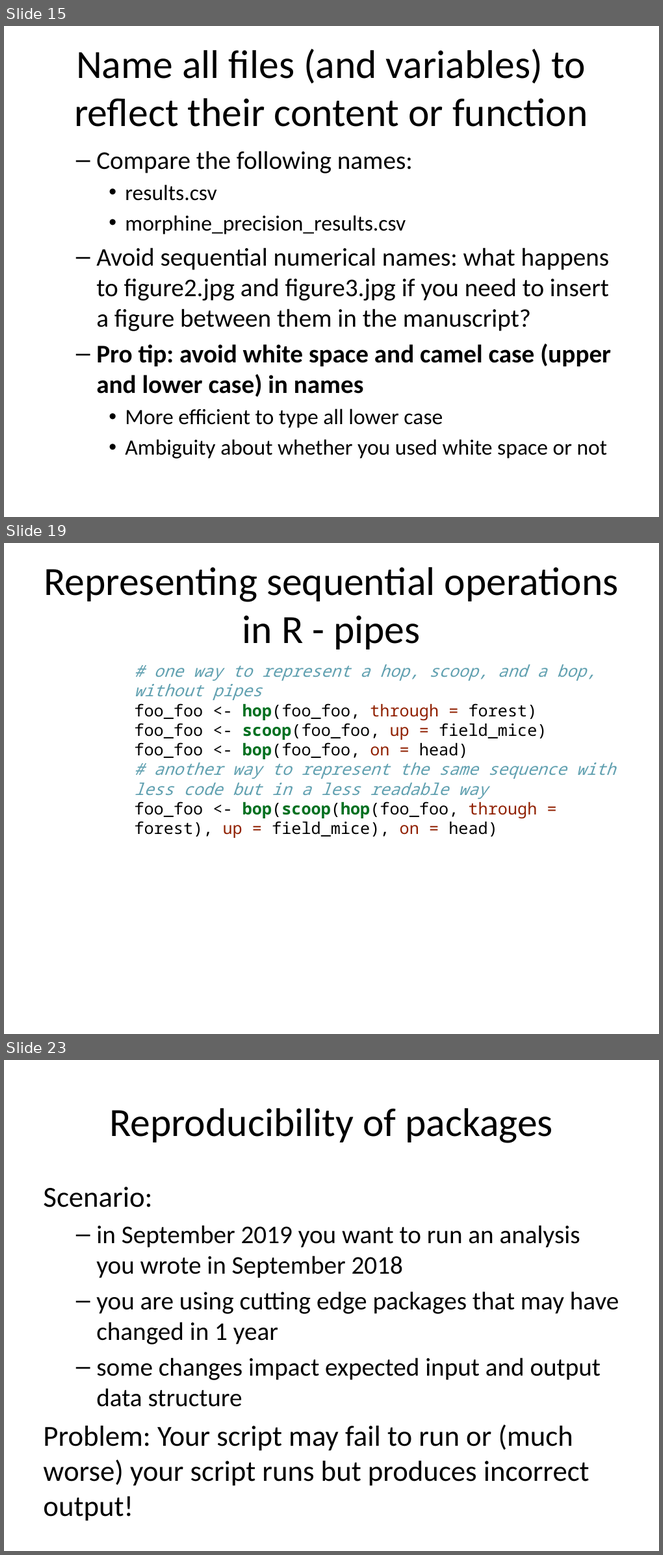
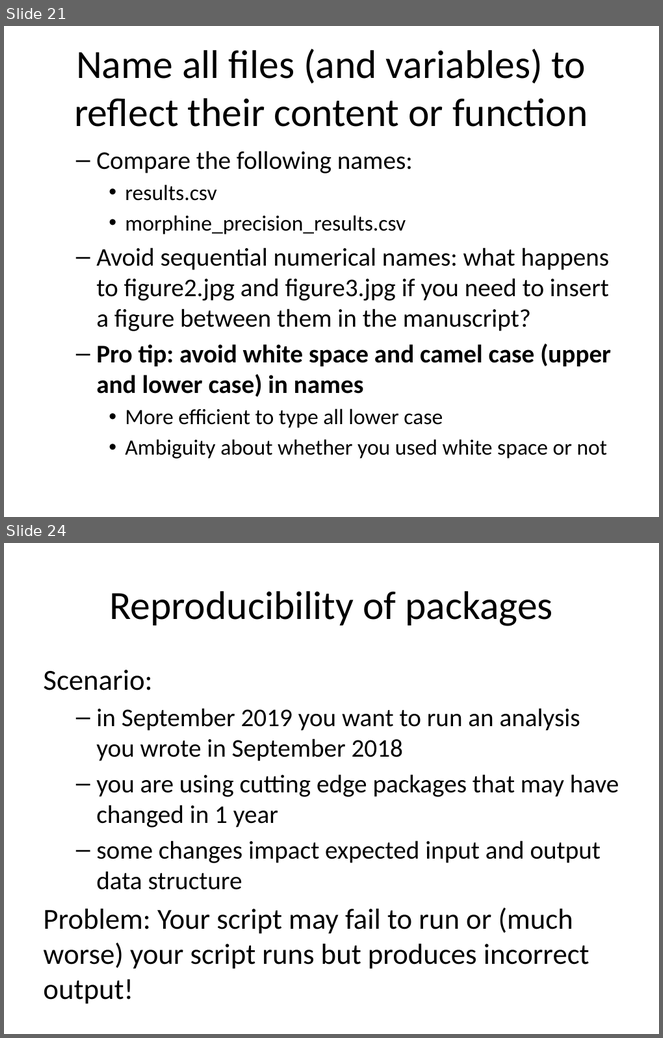
Before and after one commit to pcmathias/MSACL-intermediate-R-course, a slide deck: slides/01---Reproducible-Research.pptx. Shown one above the other, each under a label of ours: slides 15, 19 and 23 before the commit, slides 21 and 24 after it; the slides between them are not shown. The pictures are 663x1555 and 663x1038 pixels, drawn with LibreOffice and Linux fonts; fonts in the diff are those of the drawing. Boxes give left, top, right and bottom in pixels: in the first picture for what was removed or moved away, otherwise in the second. Text is boxed around its words. In the diff, an @@ line names an element or a change of style, - is before the commit and + after.

```diff
--- a/slides/01---Reproducible-Research.pptx
+++ b/slides/01---Reproducible-Research.pptx
@@ slide 19 removed at (4, 543, 659, 1034), background #FFFFFF @@
@@ title removed at (44, 567, 619, 650) @@
-Representing sequential operations in R - pipes
@@ text removed at (134, 665, 616, 838) @@
-# one way to represent a hop, scoop, and a bop, without pipes
-foo_foo <- hop(foo_foo, through = forest)
-foo_foo <- scoop(foo_foo, up = field_mice)
-foo_foo <- bop(foo_foo, on = head)
-# another way to represent the same sequence with less code but in a less readable way
-foo_foo <- bop(scoop(hop(foo_foo, through = forest), up = field_mice), on = head)
@@ what was slide 15 is now slide 21 @@
@@ what was slide 23 is now slide 24 @@
```
Also in this commit, not shown: 11 slides changed, 6 slides added, 14 other slides removed, 5 other files.
